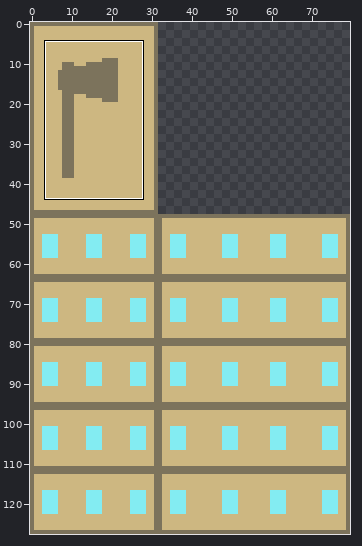
Edited in one commit: sprite sheet (assets/gold_academy.png). Above: a wide view before the commit, with the close-up outlined.
Close-up. Earlier state:
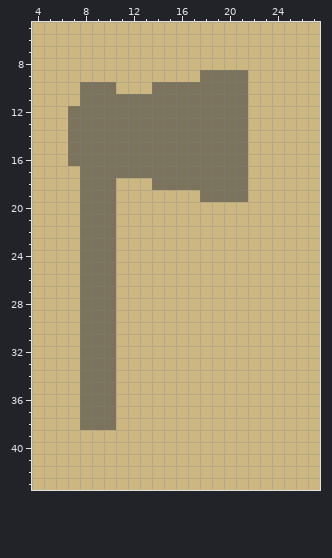
The file is 80x128 pixels. Shown: x 4..27, y 5..43. The commit also changed other parts of the picture, which this record leaves out.
The result:
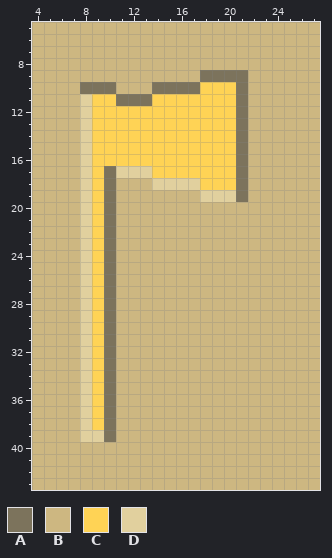
Palette (. is transparent): A #7c735c  B #cdb781  C #ffd355  D #e1d09e
Edits made:
@@ x 4..27 @@
  9 BBBBBBBBBBBBBBAAAABBBBBB
-10 BBBBAAABBBAAAAAAAABBBBBB
-11 BBBBAAAAAAAAAAAAAABBBBBB
-12 BBBAAAAAAAAAAAAAAABBBBBB
-13 BBBAAAAAAAAAAAAAAABBBBBB
-14 BBBAAAAAAAAAAAAAAABBBBBB
-15 BBBAAAAAAAAAAAAAAABBBBBB
-16 BBBAAAAAAAAAAAAAAABBBBBB
-17 BBBBAAAAAAAAAAAAAABBBBBB
-18 BBBBAAABBBAAAAAAAABBBBBB
-19 BBBBAAABBBBBBBAAAABBBBBB
-20 BBBBAAABBBBBBBBBBBBBBBBB
-21 BBBBAAABBBBBBBBBBBBBBBBB
-22 BBBBAAABBBBBBBBBBBBBBBBB
-23 BBBBAAABBBBBBBBBBBBBBBBB
-24 BBBBAAABBBBBBBBBBBBBBBBB
-25 BBBBAAABBBBBBBBBBBBBBBBB
-26 BBBBAAABBBBBBBBBBBBBBBBB
-27 BBBBAAABBBBBBBBBBBBBBBBB
-28 BBBBAAABBBBBBBBBBBBBBBBB
-29 BBBBAAABBBBBBBBBBBBBBBBB
-30 BBBBAAABBBBBBBBBBBBBBBBB
-31 BBBBAAABBBBBBBBBBBBBBBBB
-32 BBBBAAABBBBBBBBBBBBBBBBB
-33 BBBBAAABBBBBBBBBBBBBBBBB
-34 BBBBAAABBBBBBBBBBBBBBBBB
-35 BBBBAAABBBBBBBBBBBBBBBBB
-36 BBBBAAABBBBBBBBBBBBBBBBB
-37 BBBBAAABBBBBBBBBBBBBBBBB
-38 BBBBAAABBBBBBBBBBBBBBBBB
-39 BBBBBBBBBBBBBBBBBBBBBBBB
+10 BBBBAAABBBAAAACCCABBBBBB
+11 BBBBDCCAAACCCCCCCABBBBBB
+12 BBBBDCCCCCCCCCCCCABBBBBB
+13 BBBBDCCCCCCCCCCCCABBBBBB
+14 BBBBDCCCCCCCCCCCCABBBBBB
+15 BBBBDCCCCCCCCCCCCABBBBBB
+16 BBBBDCCCCCCCCCCCCABBBBBB
+17 BBBBDCADDDCCCCCCCABBBBBB
+18 BBBBDCABBBDDDDCCCABBBBBB
+19 BBBBDCABBBBBBBDDDABBBBBB
+20 BBBBDCABBBBBBBBBBBBBBBBB
+21 BBBBDCABBBBBBBBBBBBBBBBB
+22 BBBBDCABBBBBBBBBBBBBBBBB
+23 BBBBDCABBBBBBBBBBBBBBBBB
+24 BBBBDCABBBBBBBBBBBBBBBBB
+25 BBBBDCABBBBBBBBBBBBBBBBB
+26 BBBBDCABBBBBBBBBBBBBBBBB
+27 BBBBDCABBBBBBBBBBBBBBBBB
+28 BBBBDCABBBBBBBBBBBBBBBBB
+29 BBBBDCABBBBBBBBBBBBBBBBB
+30 BBBBDCABBBBBBBBBBBBBBBBB
+31 BBBBDCABBBBBBBBBBBBBBBBB
+32 BBBBDCABBBBBBBBBBBBBBBBB
+33 BBBBDCABBBBBBBBBBBBBBBBB
+34 BBBBDCABBBBBBBBBBBBBBBBB
+35 BBBBDCABBBBBBBBBBBBBBBBB
+36 BBBBDCABBBBBBBBBBBBBBBBB
+37 BBBBDCABBBBBBBBBBBBBBBBB
+38 BBBBDCABBBBBBBBBBBBBBBBB
+39 BBBBDDABBBBBBBBBBBBBBBBB
 40 BBBBBBBBBBBBBBBBBBBBBBBB
